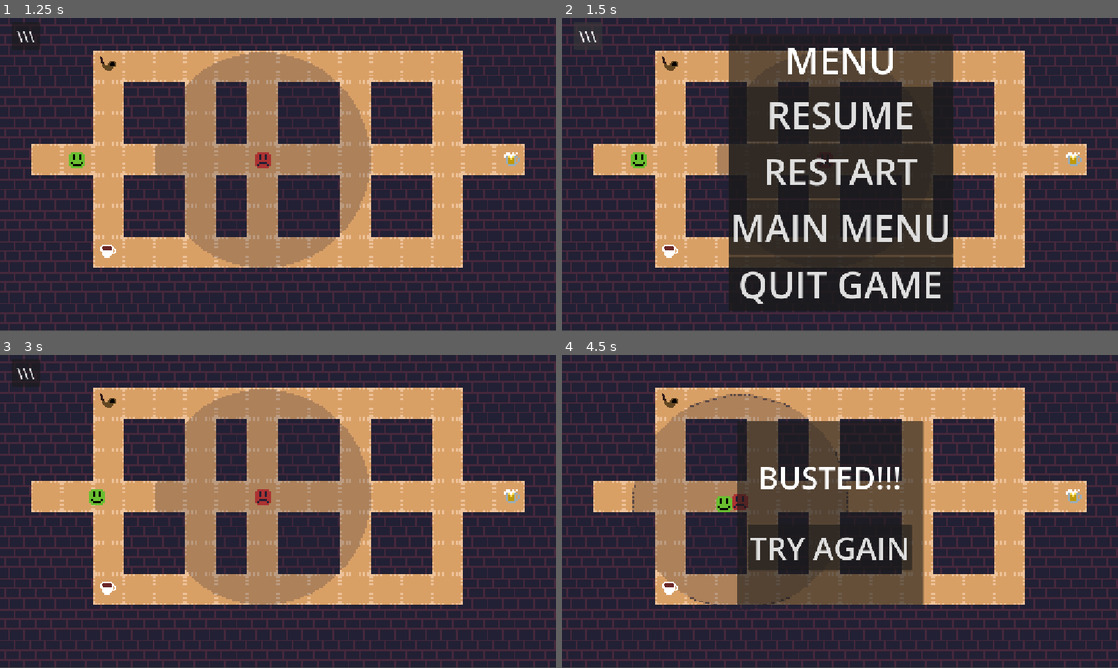
Above: before the commit, frames 1-4 (two rows, left to right).
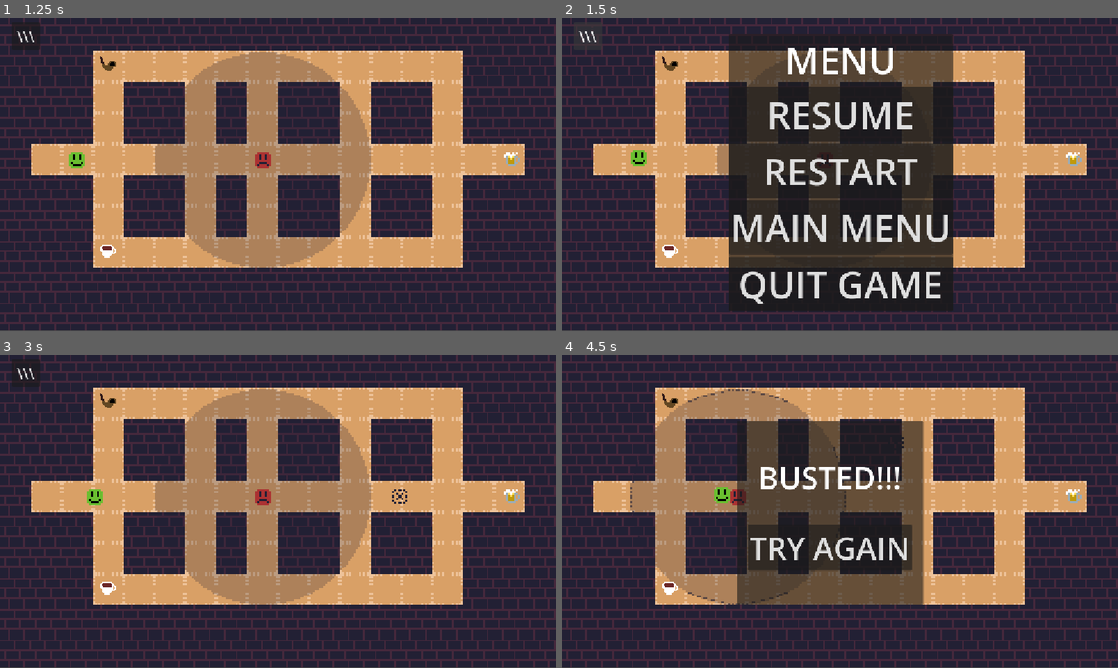
Above: after the commit, the same moments.

Repository: IlyaAfan/WhereTheFuckMyBeer
Game: Godot game, scene res://tscns/menus/menu.tscn
The game is run twice, just before and just after one commit, with the same random seed, the same clock (stepped at 60 frames per second) and the same inputs.
Inputs (mouse positions are in pixels of both pictures, inside the frame that each line leads up to):
- Up to frame 1 (1.25 s): click "PLAY" at 0.5 s
- Up to frame 2 (1.5 s): click "\\\" at 1.25 s
- Up to frame 3 (3 s): click "RESTART" at 2 s; move the mouse to (400, 495) at 2.77 s; press the mouse at (400, 495) at 2.78 s; hold D (right) from 2.78 s (still down)
- Up to frame 4 (4.5 s): move the mouse to (728, 527) at 3.52 s; release D (right) at 3.53 s; release the mouse at (728, 527) at 3.53 s; hold S (down) 3.53-4.28 s; click (728, 527) at 3.6 s; move the mouse to (895, 442) at 4.27 s; press the mouse at (895, 442) at 4.28 s; hold D (right) from 4.28 s (still down)

Frame 1 is identical in both runs. In frame 2, less than 0.1% of the frame differs, in the area x 12-16%, y 42-48%; in frame 3, 0.1%; in frame 4, 1.2%, in the area x 12-62%, y 10-80%.

Commit message:
do_see и do_hear теперь plug and play
для методов do_see и do_hear сделал привязку к Navigation Agent родителя

сделал для игрока визуализированную точку назначения

Diff:
--- a/Assets/scripts/Character.gd
+++ b/Assets/scripts/Character.gd
@@ -1,7 +1,7 @@
 extends CharacterBody2D
 class_name Character
 
-@export var speed = 60
+@export var speed = 50 #стандартная скорость -- скорость игрока
 var direction : Vector2
 var TileMap_I_Am_Standing_On: TileMapLayer
 var Navigation_Agent_Used: NavigationAgent2D
--- a/Assets/scripts/do_hear.gd
+++ b/Assets/scripts/do_hear.gd
@@ -9,7 +9,15 @@
 @export var nagent: NavigationAgent2D
 @export var radius = 56
 
+func on_parent_ready():
+	if get_parent().Navigation_Agent_Used:
+		nagent =get_parent().Navigation_Agent_Used
+	else:
+		print("the parent has no Navigation_Agent_Used")
+
+
 func _ready() -> void:
+	get_parent().connect("ready",on_parent_ready)
 	$Exclamation.visible = false
 	$Area2D/CollisionShape2D.shape.radius = radius
 	$destination.visible = false
--- a/Assets/scripts/do_see.gd
+++ b/Assets/scripts/do_see.gd
@@ -10,11 +10,22 @@
 var navigated = false # означает что враг прямо сейчас бежит на игрока, "наведён" на него
 #ПЕРЕДЕЛАТЬ: используем дохуя булов чтобы обозначить состояния, нужна система состояний
 var i = 0 as int
-var GraceI = -1 as int #
+var GraceI = -1 as int #переменная для таймера grace периода
+
 @export var nagent: NavigationAgent2D
 @export var radius = 56
 
+
+func on_parent_ready():
+	if get_parent().Navigation_Agent_Used:
+		nagent =get_parent().Navigation_Agent_Used
+	else:
+		print("the parent has no Navigation_Agent_Used")
+
+
 func _ready() -> void:
+	get_parent().connect("ready",on_parent_ready)
+
 	$Area2D/CollisionShape2D.shape.radius = radius
 	$RayCast2D.target_position = Vector2 (radius, 0)
 
@@ -28,10 +39,14 @@
 	$destination.visible = true
 
 func navigate():
-	navigated = true
-	nagent.target_position = target.global_position
+	if nagent:
+		navigated = true
+		nagent.target_position = target.global_position
+	else:
+		print("parent has no navigation agent")
 
 func _on_timer_timeout() -> void: # С этой абоминацией надо будет разобраться получше
+
 	if hear:
 		$RayCast2D.look_at(target.global_position)
 		$RayCast2D.force_raycast_update()
--- a/Assets/scripts/enemy.gd
+++ b/Assets/scripts/enemy.gd
@@ -1,10 +1,9 @@
 extends Character
 
-@export var Player: Node2D
+func _ready() -> void:
+	Navigation_Agent_Used = $NavigationAgent2D
+	add_to_group("Enemy")
 
-func _ready() -> void:
-	add_to_group("Enemy")
-	Navigation_Agent_Used = $NavigationAgent2D
 
 func _physics_process(_delta: float) -> void:
 	velocity = nav_movement()
--- a/Assets/scripts/fart_smella.gd
+++ b/Assets/scripts/fart_smella.gd
@@ -1,10 +1,6 @@
-extends CharacterBody2D
+extends Character
 
 signal iHearADude(target: Vector2)
-@export var Player: Node2D
-@export var speed = 10
-var direction : Vector2
-var navigated = false
 
 @onready var nagent = $NavigationAgent2D as NavigationAgent2D
 
--- a/Assets/scripts/player.gd
+++ b/Assets/scripts/player.gd
@@ -28,7 +28,7 @@
 	add_to_group("Player")
 	navigated = false
 	Navigation_Agent_Used = $NavigationAgent2D
-
+	$destination.visible = false
 
 func _physics_process(_delta: float) -> void:
 	if preffer_nav_input:
@@ -36,10 +36,12 @@
 
 		if Input.is_action_pressed("lmb"):
 			Navigation_Agent_Used.target_position = get_global_mouse_position()
+			put_destination(Navigation_Agent_Used.target_position)
 			navigated = true
 
 		if Navigation_Agent_Used.is_navigation_finished():
 			navigated = false
+			$destination.visible = false
 	else:
 		velocity = input_movement()
 
@@ -52,3 +54,7 @@
 	else:
 		input_direction = Vector2.ZERO
 	return input_direction * speed * get_tile_data("tile_speed")
+
+func put_destination(target):
+	$destination.position = target
+	$destination.visible = true
--- a/project.godot
+++ b/project.godot
@@ -85,6 +85,7 @@
 use_item={
 "deadzone": 0.2,
 "events": [Object(InputEventKey,"resource_local_to_scene":false,"resource_name":"","device":-1,"window_id":0,"alt_press …(192 unchanged characters)…
+, Object(InputEventKey,"resource_local_to_scene":false,"resource_name":"","device":0,"window_id":0,"alt_pressed":false,"shift_pressed":false,"ctrl_pressed":false,"meta_pressed":false,"pressed":false,"keycode":0,"physical_keycode":32,"key_label":0,"unicode":0,"location":0,"echo":false,"script":null)
 ]
 }
 
--- a/tscns/Enemy.tscn
+++ b/tscns/Enemy.tscn
@@ -27,8 +27,7 @@
 target_desired_distance = 2.0
 avoidance_enabled = true
 
-[node name="DoSee" parent="." unique_id=1184471678 node_paths=PackedStringArray("nagent") instance=ExtResource("4_cb2tf")]
-nagent = NodePath("../NavigationAgent2D")
+[node name="DoSee" parent="." unique_id=1184471678 instance=ExtResource("4_cb2tf")]
 
 [node name="DoCatch" parent="." unique_id=545746488 instance=ExtResource("3_u8qfd")]
 radius = 5
--- a/tscns/Player.tscn
+++ b/tscns/Player.tscn
@@ -2,6 +2,7 @@
 
 [ext_resource type="Script" uid="uid://pmqoxukq5diq" path="res://Assets/scripts/player.gd" id="1_kpjcp"]
 [ext_resource type="Texture2D" uid="uid://cpgqe6ig8isuk" path="res://Assets/CharSprites/TestingSprite.png" id="1_xhfnw"]
+[ext_resource type="Texture2D" uid="uid://b744j46ot3q31" path="res://Assets/CharSprites/enemy/destination.png" id="3_2y7wr"]
 
 [sub_resource type="CircleShape2D" id="CircleShape2D_a2x4d"]
 radius = 4.0
@@ -12,7 +13,7 @@
 motion_mode = 1
 wall_min_slide_angle = 0.0
 script = ExtResource("1_kpjcp")
-speed = 50
+preffer_nav_input = true
 
 [node name="TestingSprite" type="Sprite2D" parent="." unique_id=693537573]
 texture = ExtResource("1_xhfnw")
@@ -23,4 +24,7 @@
 [node name="NavigationAgent2D" type="NavigationAgent2D" parent="." unique_id=2124228638]
 path_desired_distance = 16.0
 target_desired_distance = 1.0
-debug_enabled = true
+
+[node name="destination" type="Sprite2D" parent="." unique_id=371947627]
+top_level = true
+texture = ExtResource("3_2y7wr")
--- a/tscns/fart_smella.tscn
+++ b/tscns/fart_smella.tscn
@@ -13,6 +13,7 @@
 motion_mode = 1
 wall_min_slide_angle = 0.0
 script = ExtResource("1_41l6w")
+speed = 0
 
 [node name="TestingFartSmella" type="Sprite2D" parent="." unique_id=1835231928]
 texture = ExtResource("2_je4nv")
